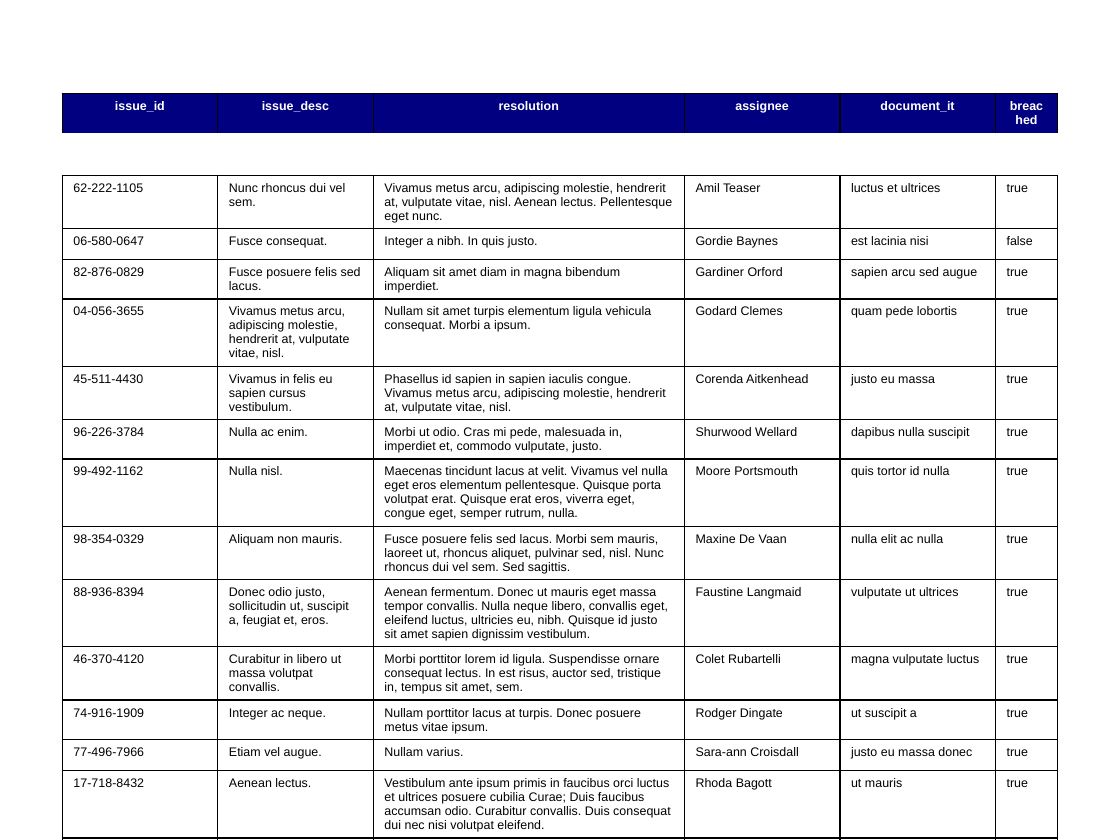
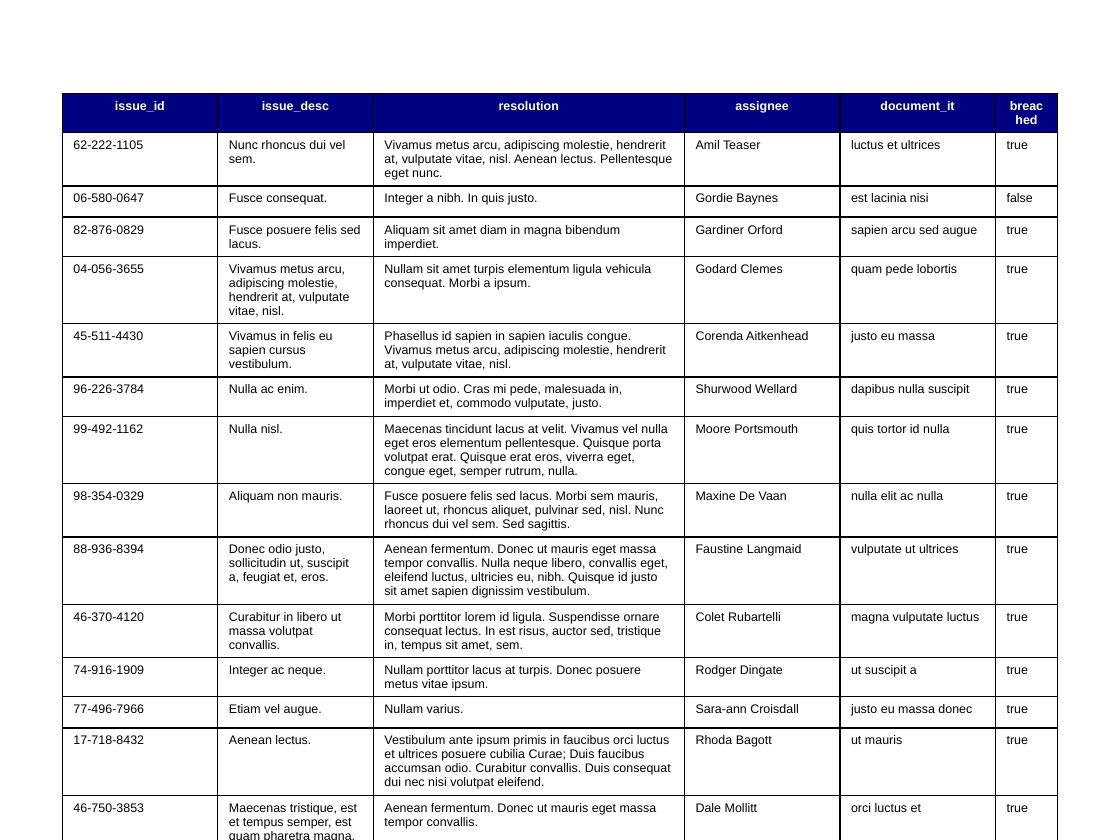
Before and after one commit to greykoalacode/sheet-to-slide, a slide deck: slide 4 of target/classes/sample.pptx. Drawn at 1120x840 pixels with LibreOffice and Linux fonts; fonts in the diff are those of the drawing. Boxes give left, top, right and bottom in pixels: in the first picture for what was removed or moved away, otherwise in the second. Text is boxed around its words. In the diff, an @@ line names an element or a change of style, - is before the commit and + after.

```diff
--- a/target/classes/sample.pptx
+++ b/target/classes/sample.pptx
@@ table at (63,93,1060,833) @@
-row 2:  |  |  |  |  | 
+row 17:  |  |  |  |  | 
@@ borders changed @@
```
Also in this commit, not shown: 6 other slides changed, 13 other files.
